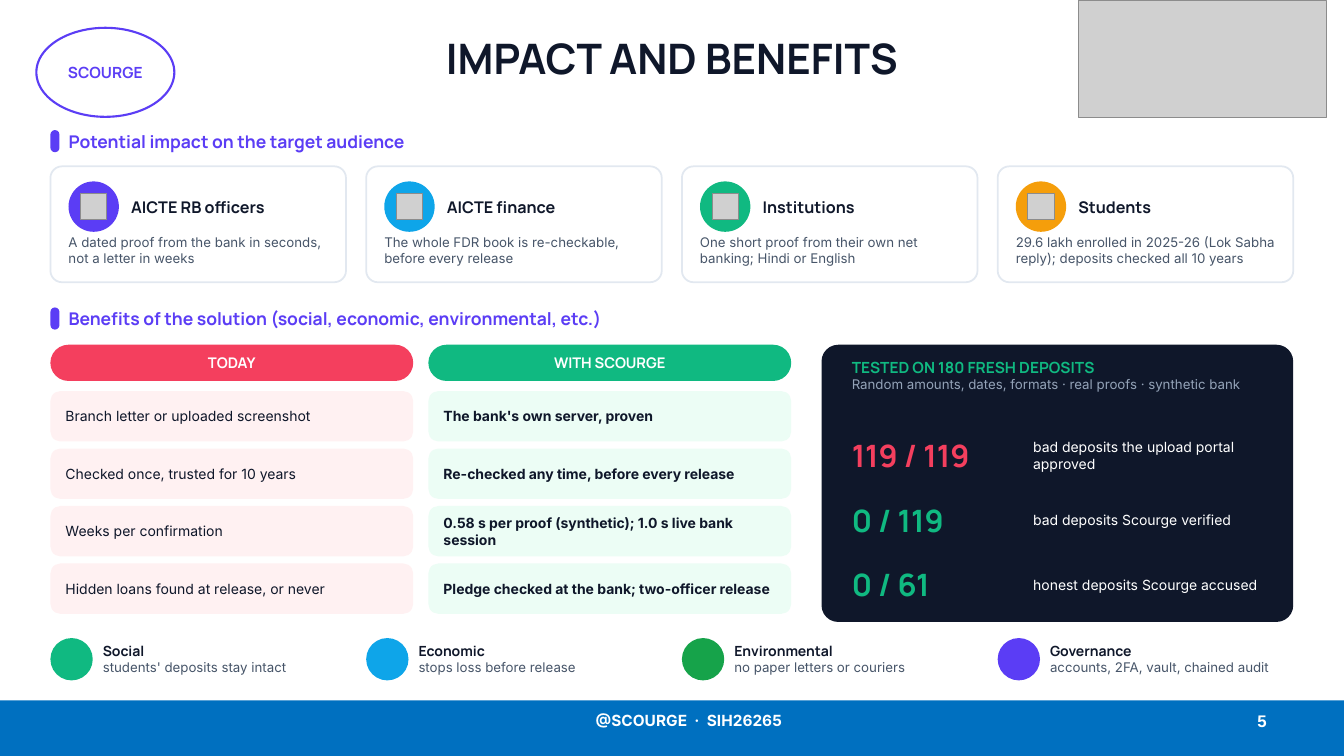
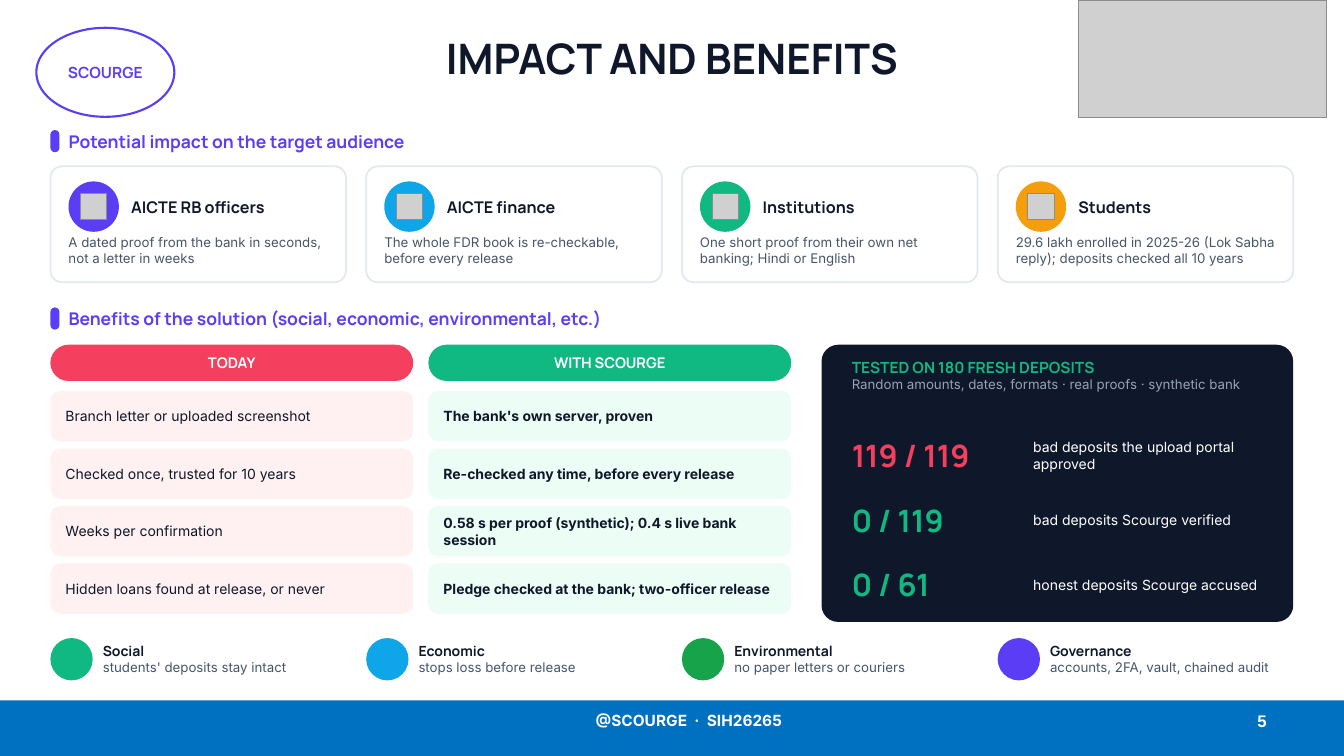
Before and after one commit to Lakki007/Arnavax-Scourge-SIH26265, a slide deck: slide 5 of docs/ppt/Scourge_SIH26265_Idea.pptx. Drawn at 1344x756 pixels with LibreOffice and Linux fonts; fonts in the diff are those of the drawing; grey boxes stand for pictures; background and template pictures are left out. Boxes give left, top, right and bottom in pixels: in the first picture for what was removed or moved away, otherwise in the second. Text is boxed around its words. In the diff, an @@ line names an element or a change of style, - is before the commit and + after.

```diff
--- a/docs/ppt/Scourge_SIH26265_Idea.pptx
+++ b/docs/ppt/Scourge_SIH26265_Idea.pptx
@@ text at [443, 517, 737, 545]: text changed @@
-0.58 s per proof (synthetic); 1.0 s live bank session
+0.58 s per proof (synthetic); 0.4 s live bank session
```
Also in this commit, not shown: 1 other slide changed, 4 other files.
